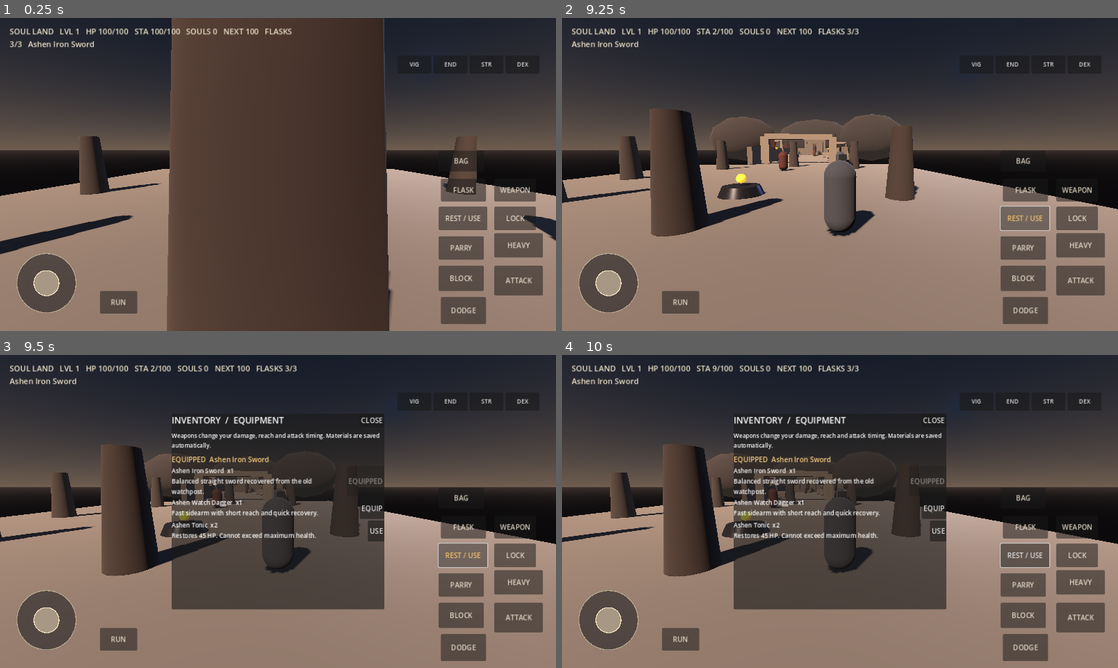
Above: before the commit, frames 1-4 (two rows, left to right).
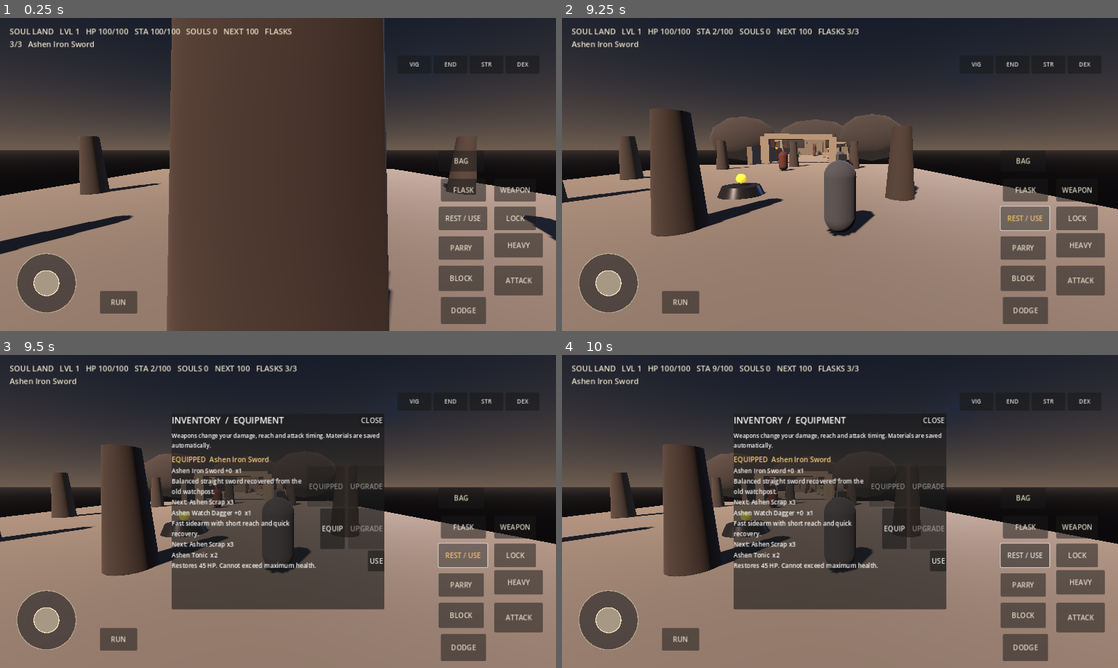
Above: after the commit, the same moments.

Repository: codingscenes2-cyber/SoulLans
Game: Godot game, scene res://scenes/main.tscn
Same seed, same stepped clock (60 frames per second), same inputs: the game is played once before the commit and once after it.
Inputs (mouse positions are in pixels of both pictures, inside the frame that each line leads up to):
- Up to frame 1 (0.25 s): no input
- Up to frame 2 (9.25 s): drag from (606, 284) to (895, 105) at 0.52 s; drag from (728, 190) to (812, 237) at 1.27 s; click "ATTACK" at 2 s; click "HEAVY" at 2.75 s; click "BLOCK" at 3.5 s; click "PARRY" at 4.25 s; click "DODGE" at 5 s; click "LOCK" at 5.75 s; move the mouse to (895, 105) at 6.52 s; hold D (move_right) 6.53-7.25 s; tap Space (dodge) at 6.6 s; drag from (812, 237) to (673, 127) at 7.27 s; click "REST / USE" at 8 s; move the mouse to (1006, 221) at 8.77 s; hold A (move_left) from 8.78 s (still down); tap H (heavy_attack) at 8.85 s
- Up to frame 3 (9.5 s): keep holding A (move_left); tap I (inventory) at 9.4 s
- Up to frame 4 (10 s): release A (move_left) at 9.5 s; drag from (673, 464) to (756, 433) at 9.52 s

Frames 1-2 are identical in both runs. In frame 3, 2.5% of the frame differs, in the area x 30-70%, y 36-70%; in frame 4, 2.5%.

Commit message:
Add Sanctuary-only weapon upgrade controls to inventory

Diff:
--- a/scripts/mobile_hud.gd
+++ b/scripts/mobile_hud.gd
@@ -203,7 +203,20 @@
         row.add_theme_constant_override("separation", 8)
         inventory_list.add_child(row)
         var details := Label.new()
-        details.text = "%s  x%d\n%s" % [str(info.get("name", item_id)), quantity, str(info.get("description", ""))]
+        var item_title := str(info.get("name", item_id))
+        var detail_text := "%s  x%d\n%s" % [item_title, quantity, str(info.get("description", ""))]
+        if str(info.get("type", "")) == "weapon":
+            var upgrade_level := GameState.get_weapon_upgrade_level(item_id)
+            var costs := GameState.get_weapon_upgrade_cost(item_id)
+            detail_text = "%s +%d  x%d\n%s" % [item_title, upgrade_level, quantity, str(info.get("description", ""))]
+            if not costs.is_empty():
+                var cost_parts: Array[String] = []
+                for material_id in costs:
+                    cost_parts.append("%s x%d" % [str(GameState.get_item_info(str(material_id)).get("name", material_id)), int(costs[material_id])])
+                detail_text += "\nNext: " + ", ".join(cost_parts)
+            else:
+                detail_text += "\nMAX UPGRADE"
+        details.text = detail_text
         details.size_flags_horizontal = Control.SIZE_EXPAND_FILL
         details.autowrap_mode = TextServer.AUTOWRAP_WORD_SMART
         details.custom_minimum_size = Vector2(260.0, 48.0)
@@ -216,6 +229,14 @@
             equip_button.disabled = item_id == equipped_id
             equip_button.pressed.connect(_on_inventory_equip.bind(item_id))
             row.add_child(equip_button)
+            var at_sanctuary := false
+            if is_instance_valid(player) and player is Node3D:
+                at_sanctuary = player.global_position.distance_to(GameState.get_sanctuary_position()) <= 3.0
+            var upgrade_button := Button.new()
+            upgrade_button.text = "UPGRADE"
+            upgrade_button.disabled = not at_sanctuary or not GameState.can_upgrade_weapon(item_id)
+            upgrade_button.pressed.connect(_on_inventory_upgrade.bind(item_id))
+            row.add_child(upgrade_button)
         elif item_type == "consumable" and item_id == "ashen_tonic":
             var use_button := Button.new()
             use_button.text = "USE"
@@ -227,6 +248,14 @@
         if player.equip_weapon_by_id(item_id):
             show_message("Equipped " + str(GameState.get_item_info(item_id).get("name", item_id)) + ".")
             _refresh_inventory_panel()
+
+func _on_inventory_upgrade(item_id: String) -> void:
+    if is_instance_valid(player) and player.has_method("upgrade_weapon_by_id"):
+        if player.upgrade_weapon_by_id(item_id):
+            show_message("Weapon upgraded to +" + str(GameState.get_weapon_upgrade_level(item_id)) + ".")
+            _refresh_inventory_panel()
+        else:
+            show_message("Upgrade at the Sanctuary and bring the required materials.")
 
 func _on_inventory_use(item_id: String) -> void:
     if is_instance_valid(player) and player.has_method("use_inventory_item"):
